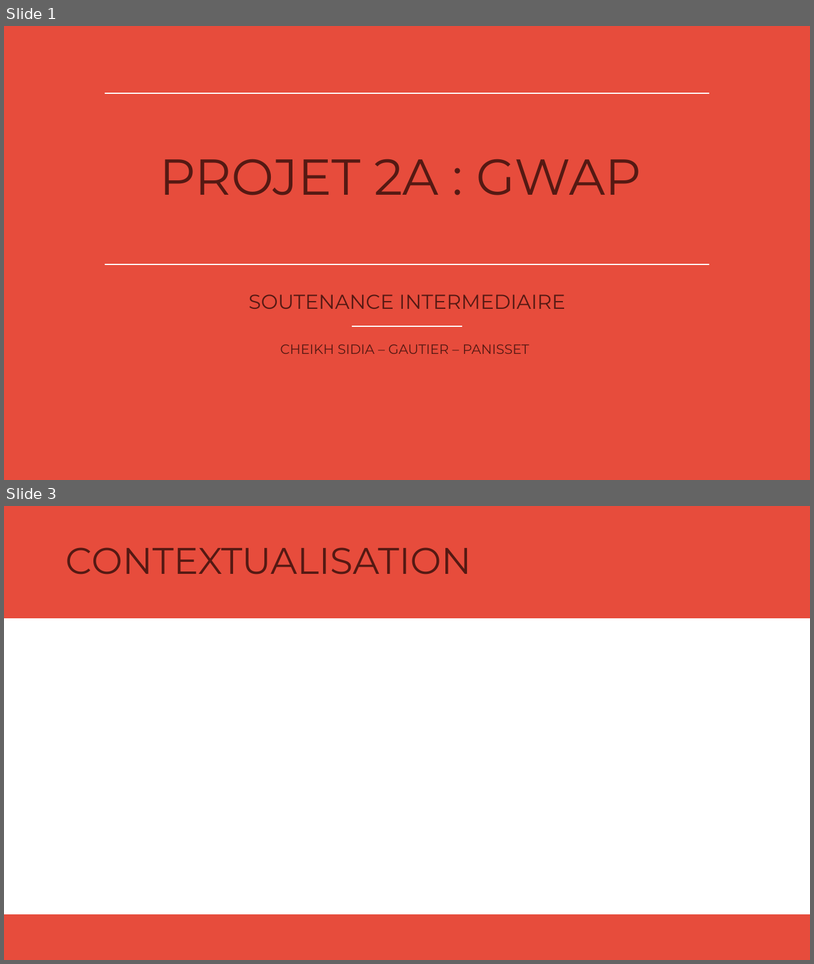
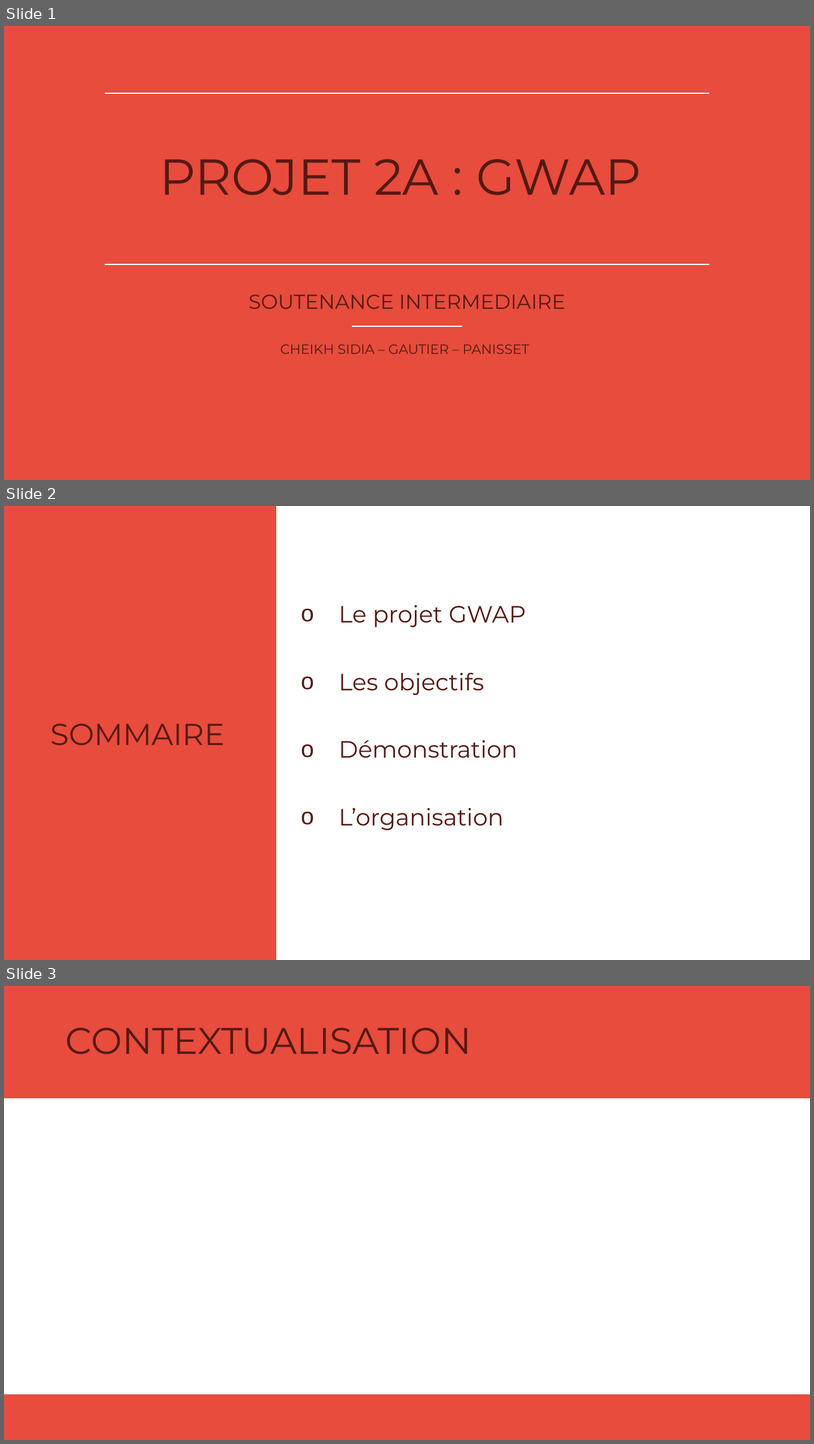
Before and after one commit to GauPanisset/Projet2A, a slide deck: Projet2AInter.pptx. Shown one above the other, each under a label of ours: slides 1 and 3 before the commit, slides 1, 2 and 3 after it; the slides between them are not shown. The pictures are 814x964 and 814x1444 pixels, drawn with LibreOffice and Linux fonts; fonts in the diff are those of the drawing; background and template pictures are left out. Boxes give left, top, right and bottom in pixels: in the first picture for what was removed or moved away, otherwise in the second. Text is boxed around its words. In the diff, an @@ line names an element or a change of style, - is before the commit and + after.

```diff
--- a/Projet2AInter.pptx
+++ b/Projet2AInter.pptx
@@ slide 2 added at bbox=[4, 506, 810, 960], background #FFFFFF @@
@@ rectangle added at bbox=[4, 506, 276, 960], fill #E74C3C, outline #E74C3C 1 pt @@
@@ text added at bbox=[339, 605, 527, 830], 28 pt, text #551913 @@
+o Le projet GWAP
+o Les objectifs
+o Démonstration
+o L’organisation
@@ text added at bbox=[50, 723, 225, 745], 36 pt, text #551913 @@
+SOMMAIRE
```
Also in this commit, not shown: 1 slide changed, 1 other slide added, 2 slides removed.
